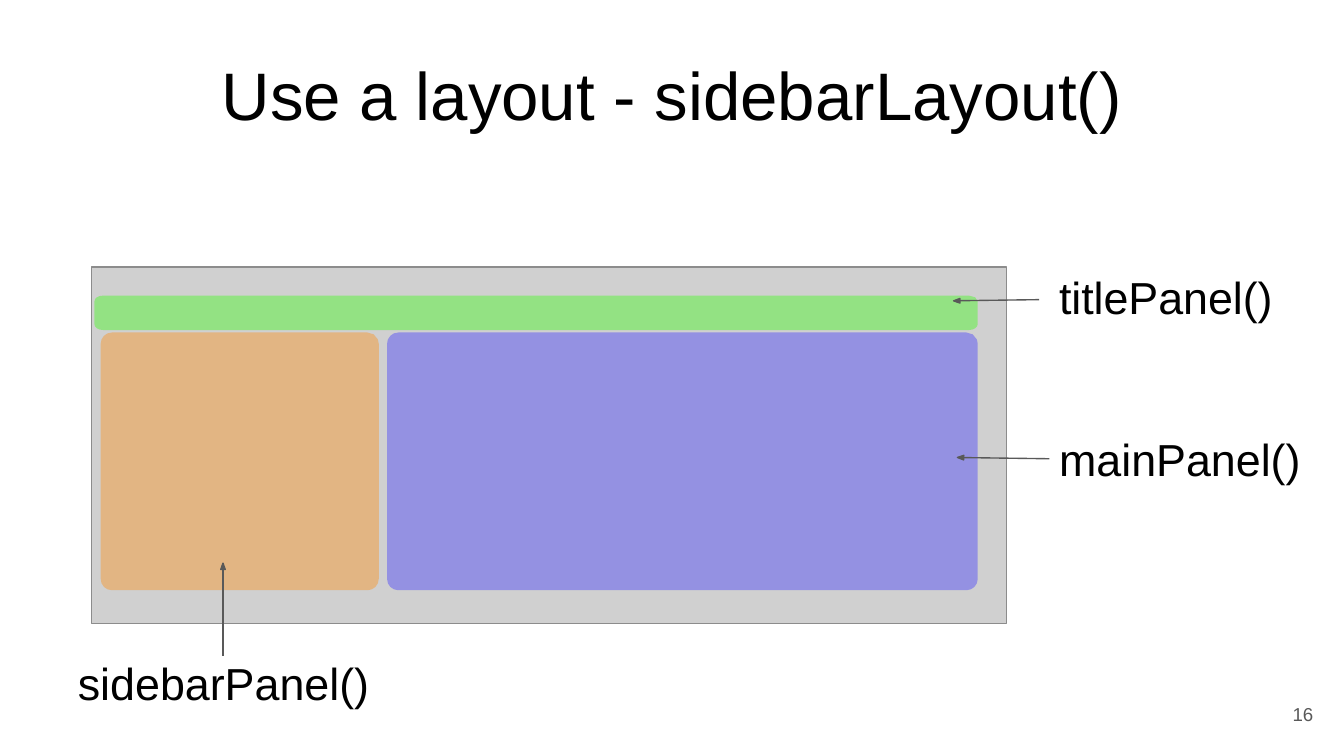
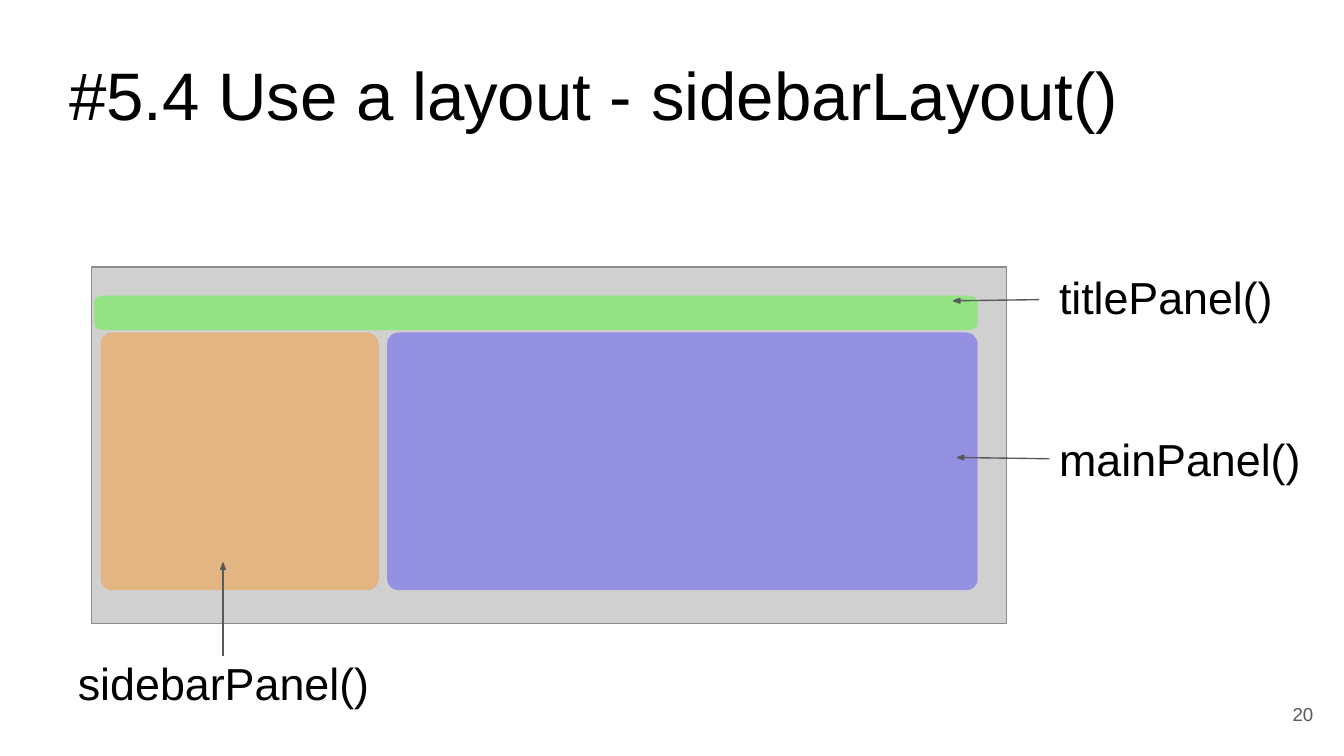
Before and after one commit to WHOIGit/Rshinypresentation, a slide deck: slide 20 of shinyRpresentation.odp (slide 16 before the commit). Drawn at 1344x756 pixels with LibreOffice and Linux fonts; fonts in the diff are those of the drawing; grey boxes stand for pictures. Boxes give left, top, right and bottom in pixels: in the first picture for what was removed or moved away, otherwise in the second. Text is boxed around its words. In the diff, an @@ line names an element or a change of style, - is before the commit and + after.

```diff
--- a/shinyRpresentation.odp
+++ b/shinyRpresentation.odp
@@ title at [69,71,1118,132]: text changed @@
-Use a layout - sidebarLayout()
+#5.4 Use a layout - sidebarLayout()
@@ page number at [1293,708,1314,721]: text changed @@
-16
+20
```
Also in this commit, not shown: 28 other slides changed, 10 slides added, 7 slides removed, 8 other files.
